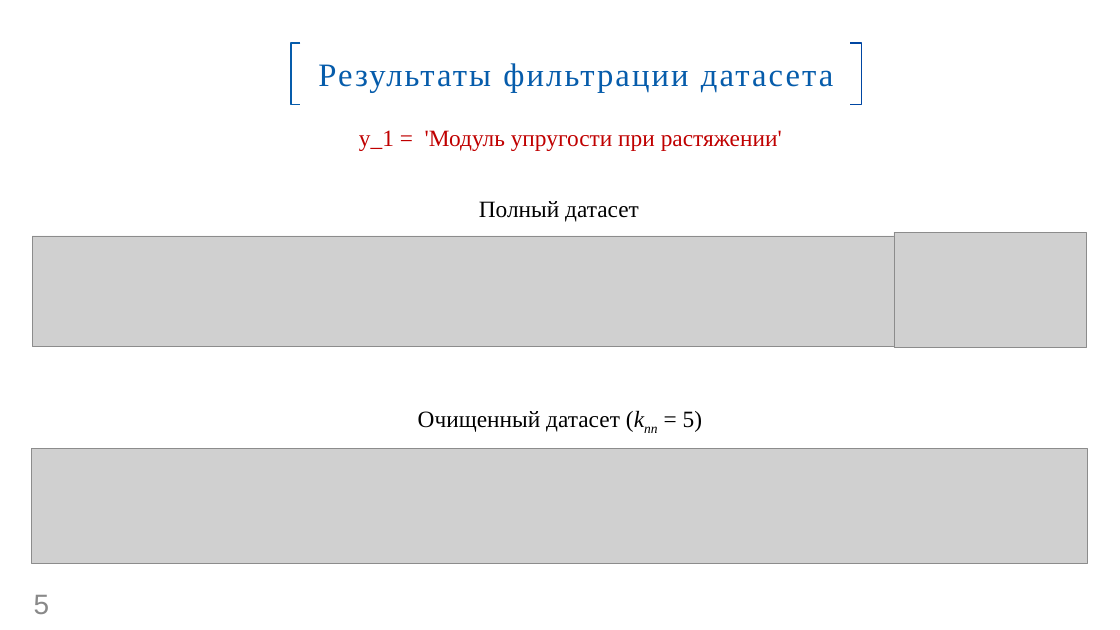
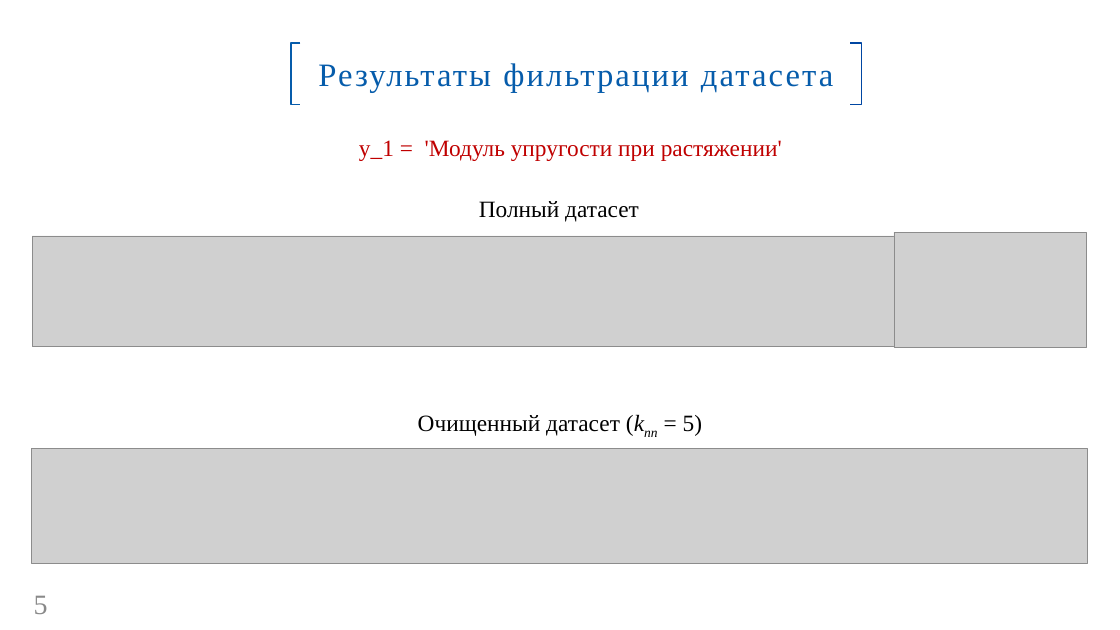
Before and after one commit to GorshkovAndrey/BMSTU, a slide deck: slide 5 of Для защиты ВКР/Презентация ВКР. Горшков А. В..pptx. Drawn at 1120x630 pixels with LibreOffice and Linux fonts; fonts in the diff are those of the drawing; grey boxes stand for pictures; background and template pictures are left out. Boxes give left, top, right and bottom in pixels: in the first picture for what was removed or moved away, otherwise in the second. Text is boxed around its words. In the diff, an @@ line names an element or a change of style, - is before the commit and + after.

```diff
--- a/Для защиты ВКР/Презентация ВКР. Горшков А. В..pptx
+++ b/Для защиты ВКР/Презентация ВКР. Горшков А. В..pptx
@@ text "y_1 = 'Модуль упругости при ...": place and size @@
-text "y_1 = 'Модуль упругости при ..." at [359,130,782,151]
+text "y_1 = 'Модуль упругости при ..." at [359,140,782,161]
@@ text "Очищенный датасет (knn = 5)": place and size @@
-text "Очищенный датасет (knn = 5)" at [418,411,702,432]
+text "Очищенный датасет (knn = 5)" at [418,415,702,436]
@@ page number at [34,596,48,614]: font Arial to Times New Roman @@
```
Also in this commit, not shown: 6 other slides changed, 2 slides added.
